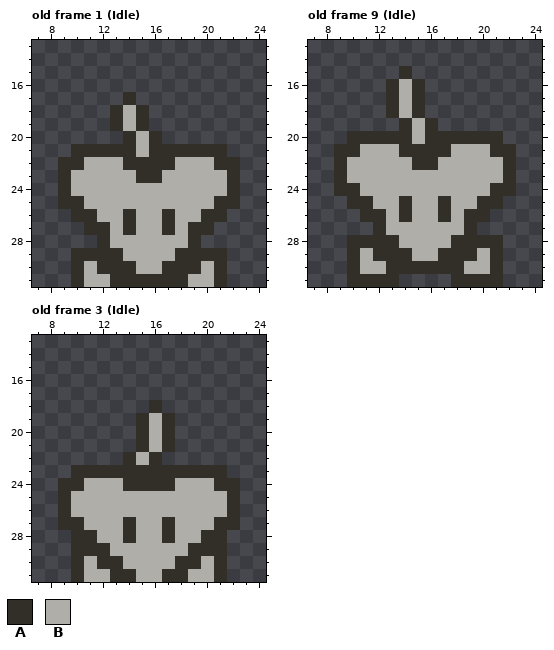
One commit to this pixel-art file: assets/enemies/rat.aseprite. The picture above was drawn from the file before the commit.
32x32 pixels, 13 frames. Shown: old frame 1 (Idle): x 7..24, y 13..31; old frame 9 (Idle): x 7..24, y 13..31; old frame 3 (Idle): x 7..24, y 13..31. The commit also changed other frames, which this record leaves out.
Palette (. is transparent): A #312f28  B #b0aea9
Pixels before, old frame 1 (Idle), first column x 9:
17 .....A........
18 ....ABA.......
19 ....ABA.......
20 .....ABA......
21 .AAAAABAAAAAA.
22 AABBBAAAABBBAA
23 ABBBBBAABBBBBA
24 ABBBBBBBBBBBBA
25 AABBBBBBBBBBAA
26 .AABBABBABBAA.
27 ..AABABBABAA..
28 ...ABBBBBBA...
29 .AAAABBBBAAAA.
30 .ABAAABBAAABA.
31 .ABBAAAAAABBA.
Pixels before, old frame 9 (Idle), first column x 9:
15 .....A........
16 ....ABA.......
17 ....ABA.......
18 ....ABA.......
19 .....ABA......
20 .AAAAABAAAAAA.
21 AABBBAAAABBBAA
22 ABBBBBAABBBBBA
23 ABBBBBBBBBBBBA
24 AABBBBBBBBBBAA
25 .AABBABBABBAA.
26 ..AABABBABAA..
27 ...ABBBBBBA...
28 .AAAABBBBAAAA.
29 .ABAAABBAAABA.
30 .ABBAAAAAABBA.
31 .AAAA....AAAA.
Pixels before, old frame 3 (Idle), first column x 9:
18 .......A......
19 ......ABA.....
20 ......ABA.....
21 ......ABA.....
22 .....ABA......
23 .AAAAAAAAAAAA.
24 AABBBAAAABBBAA
25 ABBBBBBBBBBBBA
26 ABBBBBBBBBBBBA
27 AABBBABBABBBAA
28 .AABBABBABBAA.
29 .AAABBBBBBAAA.
30 .ABAABBBBAABA.
31 .ABBAABBAABBA.
After the commit:
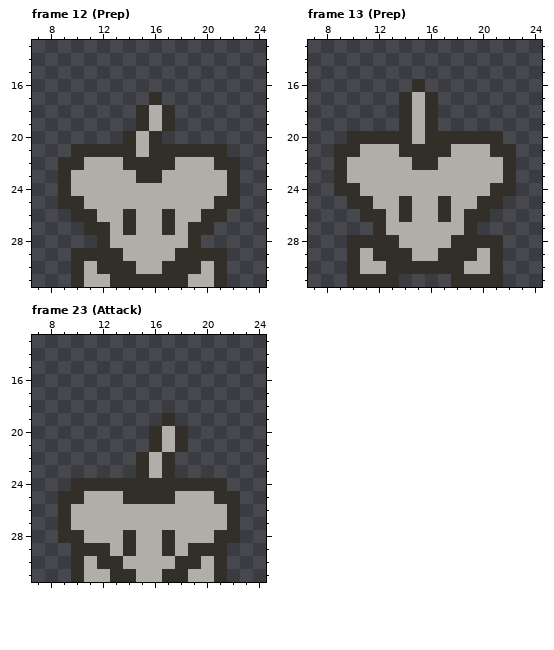
A new or re-ordered frame is compared with the old frame closest to it.
Change:
frames 13 -> 32
Changed rows in their new state; - is an unchanged pixel.
Frame 12 (Prep) is new; against old frame 1 (Idle), layer "Layer 1":
first column x 13:
17 -.-A-
18 ..-BA
19 ..-BA
Frame 13 (Prep) is new; against old frame 9 (Idle), layer "Layer 1":
first column x 13:
15 -.--
16 ..--
17 .ABA
18 .ABA
Frame 23 (Attack) is new; against old frame 3 (Idle), layer "Layer 1":
first column x 9:
18 -------.------
19 ------..------
20 ------.ABA----
21 ------.ABA----
22 -----.ABA-----
23 -.....-B-....-
24 .-AAA----AAA-.
25 -A---AAAA---A-
27 -B---B--B---B-
28 A-B--------B-A
29 -----A--A-----
